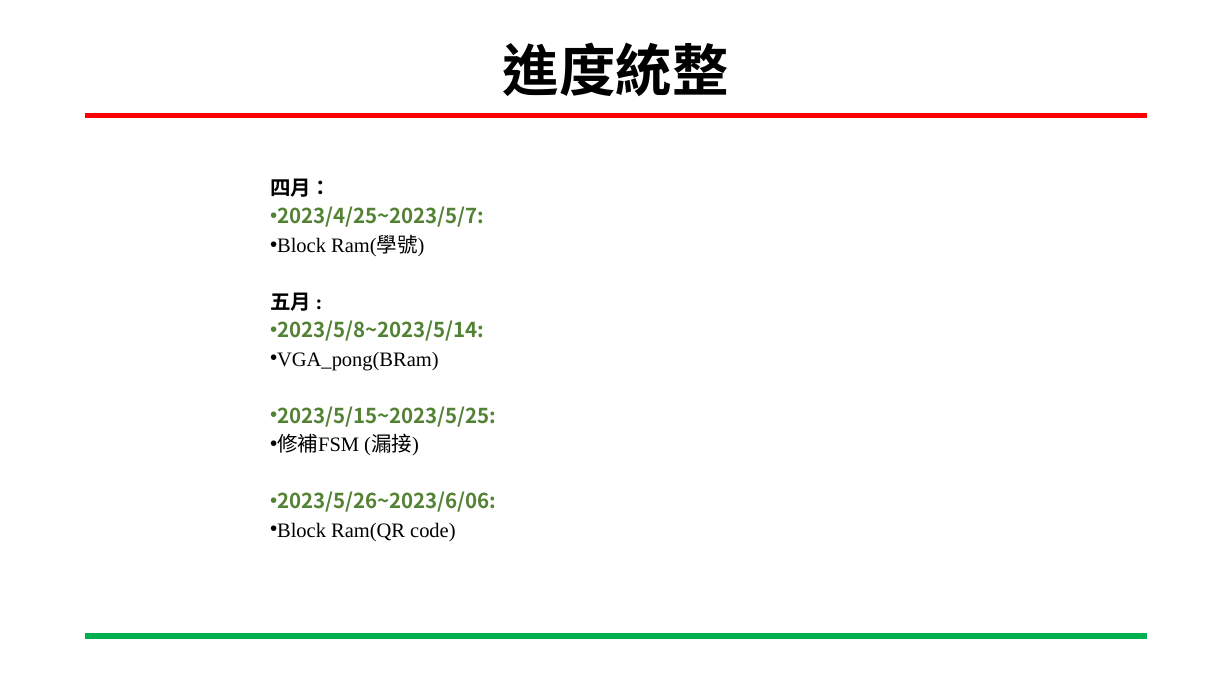
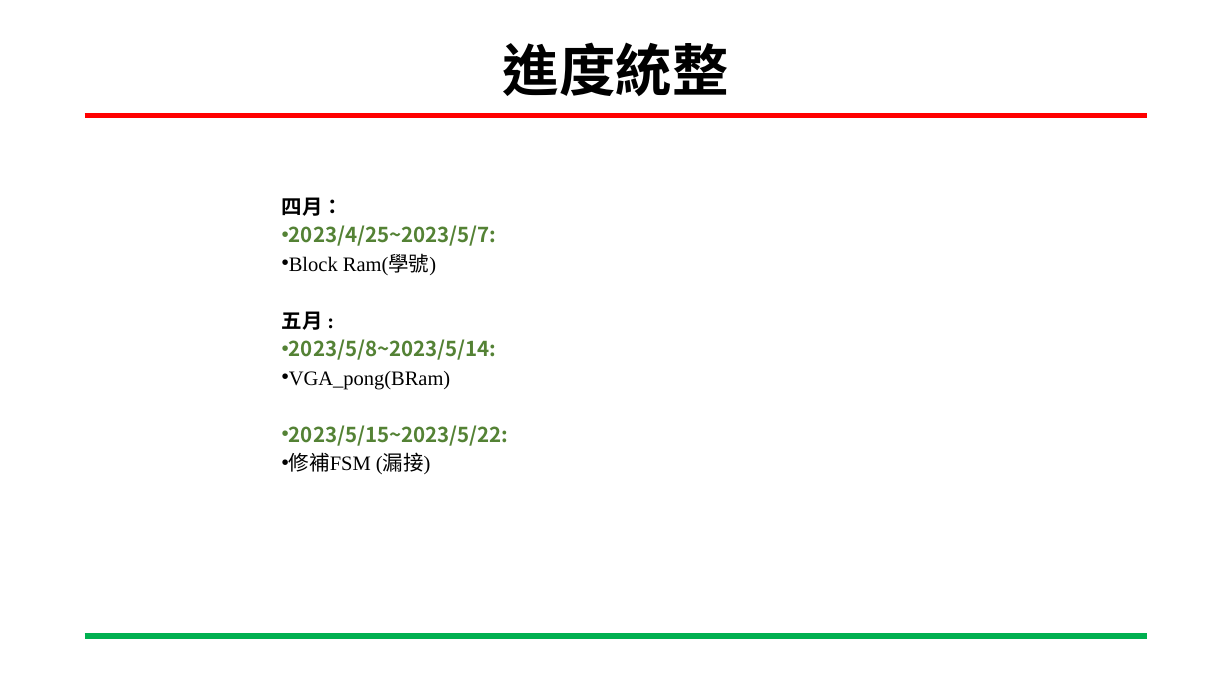
Before and after one commit to ing0331/FPGA, a slide deck: slide 4 of HW6_BRam_VGA/N06-Tutorial/專案進度報告-BRam_VGA-吳東穎-20230517.pptx (slide 5 before the commit). Drawn at 1232x693 pixels with LibreOffice and Linux fonts; fonts in the diff are those of the drawing; background and template pictures are left out. Boxes give left, top, right and bottom in pixels: in the first picture for what was removed or moved away, otherwise in the second. Text is boxed around its words. In the diff, an @@ line names an element or a change of style, - is before the commit and + after.

```diff
--- a/HW6_BRam_VGA/N06-Tutorial/專案進度報告-BRam_VGA-吳東穎-20230517.pptx
+++ b/HW6_BRam_VGA/N06-Tutorial/專案進度報告-BRam_VGA-吳東穎-20230517.pptx
@@ text "四月：": place and size @@
-text "四月：" at bbox=[270, 178, 496, 541]
+text "四月：" at bbox=[282, 197, 508, 474]
@@ text at bbox=[289, 425, 508, 446]: text changed @@
-• 2023/5/15~2023/5/25:
+• 2023/5/15~2023/5/22:
@@ text at bbox=[277, 491, 496, 541]: paragraphs removed @@
-• 2023/5/26~2023/6/06:
-• Block Ram(QR code)
```
Also in this commit, not shown: 4 other slides changed, 2 slides removed, 3 other files.
